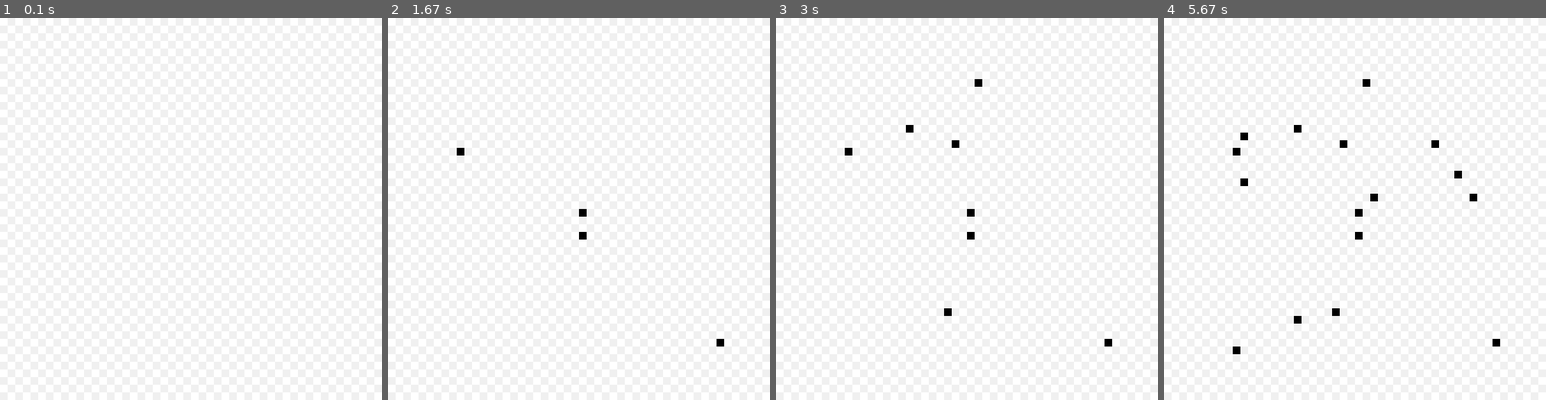
Above: before the commit, frames 1-4 (left to right).
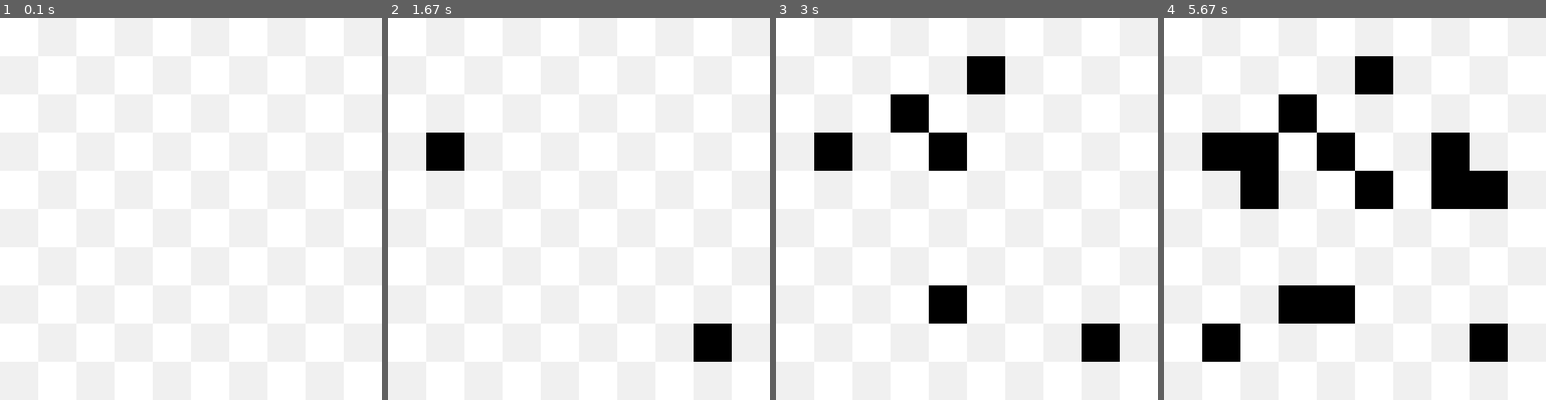
Above: after the commit, the same moments.

Repository: DylWithlt/py-game_a-star_project
Game: pygame game, started from main.py
Two runs of this game, one before a commit and one after it. Both use one fixed random seed, a clock stepped at 60 frames per second and the inputs below.
Inputs (mouse positions are in pixels of both pictures, inside the frame that each line leads up to):
- Up to frame 1 (0.1 s): no input
- Up to frame 2 (1.67 s): click (579, 209) at 0.38 s; click (582, 235) at 0.72 s; click (460, 151) at 1.05 s; click (720, 342) at 1.38 s
- Up to frame 3 (3 s): click (974, 79) at 1.72 s; click (947, 308) at 2.05 s; click (955, 144) at 2.38 s; click (913, 128) at 2.72 s
- Up to frame 4 (5.67 s): click (1454, 174) at 3.05 s; click (1473, 201) at 3.38 s; click (1435, 140) at 3.72 s; click (1244, 136) at 4.05 s; click (1370, 193) at 4.38 s; click (1244, 186) at 4.72 s; click (1297, 319) at 5.05 s; click (1240, 350) at 5.38 s

The runs differ from the first frame. In frame 2, 2.0% of the frame differs, in the area x 10-90%, y 30-90%; in frame 3, 5.8%; in frame 4, 14%, in the area x 10-90%, y 10-90%.

Commit message:
up to date with dyl-branch

Diff:
--- a/main.py
+++ b/main.py
@@ -113,7 +113,7 @@
 pygame.display.set_caption("A* Grid")
 clock = pygame.time.Clock()
 
-grid = Grid(50, 50, SIZE)
+grid = Grid(10, 10, SIZE)
 grid.build_grid()
 
 font = pygame.font.Font('freesansbold.ttf', 10)
